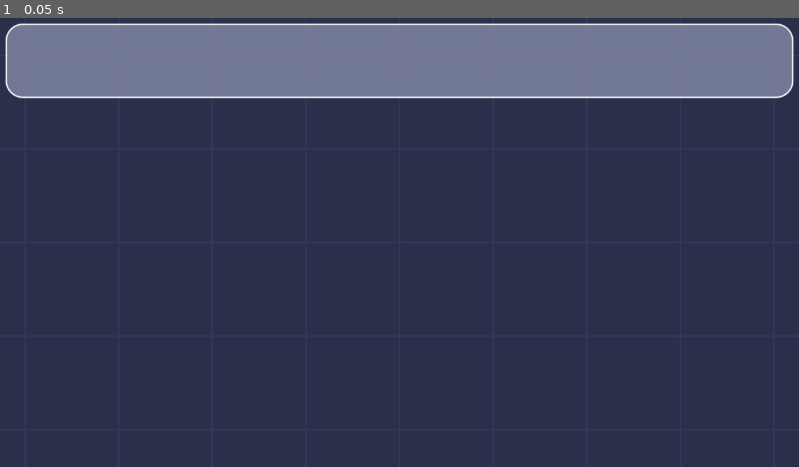
Above: before the commit, frame 1.
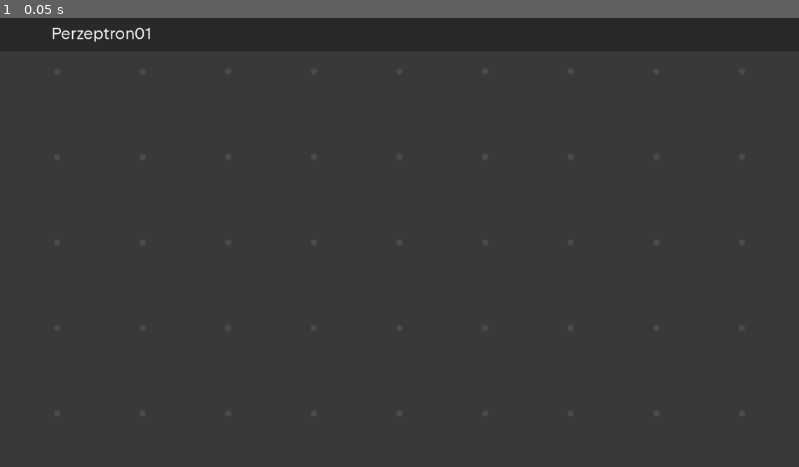
Above: after the commit, the same moment.

Repository: hex358/neuralese-builder
Game: Godot game, scene res://scenes/test.tscn
Same seed, same stepped clock (60 frames per second), same inputs: the game is played once before the commit and once after it.
Inputs:
- Up to frame 1 (0.05 s): no input

The runs differ from the first frame. In frame 1, 21% of the frame differs, in the area x 0-100%, y 0-100%.

Commit message:
.

Diff:
--- a/resources/add_button.tres
+++ b/resources/add_button.tres
@@ -11,4 +11,4 @@
 shader_parameter/blurred_background = true
 shader_parameter/outline_width = 2.0
 shader_parameter/mult = 2.0
-shader_parameter/blur_level = 2.767
+shader_parameter/blur_level = 4.48
--- a/resources/context_menu.tres
+++ b/resources/context_menu.tres
@@ -11,4 +11,4 @@
 shader_parameter/blurred_background = true
 shader_parameter/outline_width = 1.5
 shader_parameter/mult = 2.0
-shader_parameter/blur_level = 1.5
+shader_parameter/blur_level = 2.766
--- a/resources/panels_mat.tres
+++ b/resources/panels_mat.tres
@@ -7,8 +7,8 @@
 shader_parameter/shape = 0
 shader_parameter/mult_tuning = Color(1, 1, 1, 1)
 shader_parameter/color_mult = Color(1, 1, 1, 1)
-shader_parameter/corner_radius = 25.088
+shader_parameter/corner_radius = 0.0
 shader_parameter/blurred_background = true
-shader_parameter/outline_width = 2.027
+shader_parameter/outline_width = 0.0
 shader_parameter/mult = 1.5
-shader_parameter/blur_level = 3.532
+shader_parameter/blur_level = 4.788
--- /dev/null
+++ b/resources/theme_headers.tres
@@ -0,0 +1,7 @@
+[gd_resource type="Theme" load_steps=2 format=3 uid="uid://74kwx22ikciq"]
+
+[ext_resource type="FontFile" uid="uid://cgdpqvf45jw1j" path="res://assets/fonts/JetBrainsSans[wght]-VF.ttf" id="1_2x4gj"]
+
+[resource]
+Label/font_sizes/font_size = 30
+Label/fonts/font = ExtResource("1_2x4gj")
--- a/scenes/bg.tscn
+++ b/scenes/bg.tscn
@@ -5,16 +5,16 @@
 
 [sub_resource type="ShaderMaterial" id="ShaderMaterial_0m0f1"]
 shader = ExtResource("1_dpp0m")
-shader_parameter/width = 2.4
-shader_parameter/spacing = 150.0
-shader_parameter/grid_color = Color(0.2128, 0.218373, 0.38, 1)
-shader_parameter/bg_color = Color(0.1653, 0.19024, 0.29, 1)
+shader_parameter/width = 10.0
+shader_parameter/spacing = 137.143
+shader_parameter/grid_color = Color(0.59, 0.59, 0.59, 1)
+shader_parameter/bg_color = Color(0.45, 0.45, 0.45, 1)
 shader_parameter/aa_pixels = 1.0
 
 [node name="bg" type="CanvasLayer"]
 layer = -128
 follow_viewport_enabled = true
-follow_viewport_scale = 0.8
+follow_viewport_scale = 0.75
 
 [node name="ColorRect" type="ColorRect" parent="."]
 z_index = -4096
--- a/scenes/fg.tscn
+++ b/scenes/fg.tscn
@@ -1,17 +1,28 @@
-[gd_scene load_steps=3 format=3 uid="uid://tjiw5jmnnrgh"]
+[gd_scene load_steps=4 format=3 uid="uid://tjiw5jmnnrgh"]
 
 [ext_resource type="Material" uid="uid://csd0434htqs0o" path="res://resources/panels_mat.tres" id="1_s7ao5"]
-[ext_resource type="Script" uid="uid://cy42ej4d3hwf0" path="res://scenes/top_panel.gd" id="2_1j68c"]
+[ext_resource type="Script" uid="uid://cy42ej4d3hwf0" path="res://scripts/top_panel.gd" id="2_1j68c"]
+[ext_resource type="Theme" uid="uid://74kwx22ikciq" path="res://resources/theme_headers.tres" id="3_xwiyo"]
 
 [node name="fg" type="CanvasLayer"]
 layer = 128
 
 [node name="ColorRect" type="ColorRect" parent="."]
 material = ExtResource("1_s7ao5")
-instance_shader_parameters/outline_color = Color(1, 1, 1, 1)
-instance_shader_parameters/tuning = Color(0.98, 0.98, 0.98, 0.266667)
-offset_left = 8.0
-offset_top = 8.0
-offset_right = 1151.0
-offset_bottom = 115.52
+instance_shader_parameters/outline_color = Color(0, 0, 0, 0.521569)
+instance_shader_parameters/tuning = Color(0, 0, 0, 0.521569)
+offset_left = -30.0
+offset_top = -6.0
+offset_right = 1196.0
+offset_bottom = 48.0
 script = ExtResource("2_1j68c")
+
+[node name="Label" type="Label" parent="ColorRect"]
+layout_mode = 0
+offset_left = 104.0
+offset_top = 14.0
+offset_right = 334.0
+offset_bottom = 57.0
+scale = Vector2(0.77261, 0.77261)
+theme = ExtResource("3_xwiyo")
+text = "Perzeptron01"
--- a/scenes/io_graph.tscn
+++ b/scenes/io_graph.tscn
@@ -115,7 +115,7 @@
 script = ExtResource("6_pkn4s")
 accept_button = NodePath("../ColorRect2")
 
-[node name="ColorRect2" parent="input" index="1" instance=ExtResource("3_5xco4")]
+[node name="ColorRect2" parent="input" index="1" node_paths=PackedStringArray("graph") instance=ExtResource("3_5xco4")]
 material = ExtResource("5_jeojw")
 instance_shader_parameters/corner_radius_add = -2.0
 instance_shader_parameters/corner_width_add = 0.5
@@ -134,6 +134,7 @@
 base_size = Vector2(71, 42)
 alignment = Vector2(0.5, 0.5)
 config = SubResource("Resource_jeojw")
+graph = NodePath("../..")
 
 [node name="i" parent="." index="3" node_paths=PackedStringArray("parent_graph") instance=ExtResource("2_rxypt")]
 process_mode = 3
--- a/scenes/neuron.tscn
+++ b/scenes/neuron.tscn
@@ -23,6 +23,7 @@
 connection_type = 0
 area_paddings = Vector4(0, 10, 20, 10)
 multiple_splines = true
+dir_vector = Vector2(-1, 0)
 parent_graph = NodePath("..")
 
 [node name="ColorRect3" parent="." index="1" node_paths=PackedStringArray("parent_graph") instance=ExtResource("3_j2aws")]
--- a/scenes/test.tscn
+++ b/scenes/test.tscn
@@ -1,13 +1,21 @@
-[gd_scene load_steps=7 format=3 uid="uid://dbgi78pifb8xh"]
+[gd_scene load_steps=9 format=3 uid="uid://dbgi78pifb8xh"]
 
 [ext_resource type="PackedScene" uid="uid://by1briddb0hwg" path="res://scenes/bg.tscn" id="1_j5jx5"]
+[ext_resource type="Script" uid="uid://cm2g043jhfcdw" path="res://scripts/storer.gd" id="2_jcd4p"]
 [ext_resource type="PackedScene" uid="uid://8u7275kgyen4" path="res://scenes/menus.tscn" id="3_lpvoh"]
 [ext_resource type="Script" uid="uid://b4hd7meqnpke2" path="res://scripts/camera_2d.gd" id="6_g14j6"]
 [ext_resource type="PackedScene" uid="uid://tjiw5jmnnrgh" path="res://scenes/fg.tscn" id="6_lpvoh"]
+[ext_resource type="Script" uid="uid://cycf8wrmrdnkj" path="res://scripts/gview.gd" id="7_at5dv"]
 [ext_resource type="Theme" uid="uid://cxe1714v2p0a1" path="res://resources/theme.tres" id="13_0m0f1"]
 [ext_resource type="CodeHighlighter" uid="uid://ccbt2ieavpasa" path="res://resources/python.tres" id="14_b0q6j"]
 
 [node name="base" type="Node2D"]
+
+[node name="GraphStorage" type="Node2D" parent="."]
+script = ExtResource("7_at5dv")
+
+[node name="Node2D" type="Node2D" parent="GraphStorage"]
+script = ExtResource("2_jcd4p")
 
 [node name="menus" parent="." instance=ExtResource("3_lpvoh")]
 
--- a/scripts/base_graph.gd
+++ b/scripts/base_graph.gd
@@ -64,13 +64,13 @@
 
 func is_mouse_inside() -> bool:
 	# padded hit area
-	#if glob.is_consumed(self, "graph_mouse_inside"): return false
+	#if glob.is_consumed(self, "mouse"): return false
 	var top_left = rect.global_position - Vector2.ONE*area_padding
 	var padded_size = rect.size + Vector2(area_padding, area_padding)*2
 	var bounds = Rect2(top_left, padded_size)
 	var has: bool = bounds.has_point(get_global_mouse_position())
-	#if has:
-	#	glob.consume_input(self, "graph_mouse_inside")
+	if has:
+		glob.consume_input(self, "mouse")
 	return has
 
 var dragging: bool = false
@@ -88,13 +88,16 @@
 		propagate(pushed_inputs)
 		pushed_inputs.clear()
 
-func get_info() -> Dictionary:
+func get_info() -> graphs.FieldPack:
 	var output = {
-	"position": Vector2()
+	"position": Vector2(),
+	"arr": [position, rotation, scale, input_keys]
 	}
 	output.merge(_get_info())
-	return output
+	var fields = graphs.FieldPack.new(output, 0<len(info_nested_fields), info_nested_fields)
+	return fields
 
+var info_nested_fields: Array = []
 func _get_info() -> Dictionary:
 	return {}
 
@@ -137,6 +140,7 @@
 var inside: bool = false
 func _process(delta: float) -> void:
 	animate(delta)
+	graphs.store_delta(self)
 	if prev_size_ != rect.size:
 		prev_size_ = rect.size
 		#graphs.collider(rect)
--- a/scripts/block_component.gd
+++ b/scripts/block_component.gd
@@ -1,3 +1,4 @@
+
 @tool
 extends ColorRect
 class_name BlockComponent
@@ -118,6 +119,7 @@
 
 const EPSILON: float = 0.0002
 
+# State and anchor
 var state = {
 	"expanding": false,
 	"holding": false,
@@ -125,7 +127,7 @@
 	"tween_progress": 0.0,
 	"pressing": false,
 	"hovering": false,
-	"expanded": true
+	"expanded": false
 }
 var last_mouse_pos: Vector2 = Vector2()
 var anchor_position: Vector2 = Vector2()  # For upward expansion
@@ -250,13 +252,6 @@
 		glob.menus[menu_name] = self
 	if !Engine.is_editor_hint():
 		pivot_offset = Vector2()
-		if button_type == ButtonType.BLOCK_BUTTON and not placeholder:
-			ui.reg_button(self)
-
-func _exit_tree() -> void:
-	if !Engine.is_editor_hint():
-		if button_type == ButtonType.BLOCK_BUTTON and not placeholder:
-			ui.unreg_button(self)
 
 
 func _create_scaler_wrapper() -> void:
@@ -328,6 +323,10 @@
 	_sub_process(delta)
 
 func is_mouse_inside() -> bool:
+	if graph:
+		var cons = glob.get_consumed("mouse")
+		if cons and graph != cons: return false
+	if glob.get_display_mouse_position().y < glob.space_begin.y: return false
 	var height = base_size.y if button_type == ButtonType.BLOCK_BUTTON else expanded_size
 	var bounds = Rect2(0, 0, base_size.x + 2*area_padding, height + 2*area_padding)
 	bounds.size *= mult
@@ -335,6 +334,8 @@
 	return bounds.has_point(last_mouse_pos)
 
 func _align_label() -> void:
+	var text_size = glob.get_label_text_size(label) * label.scale
+	label.position = (base_size - text_size) / 2 * (text_alignment + Vector2.ONE) + text_offset
 	var base_scale = 0.643
 	var txt = label.text
 	var n = txt.length()
@@ -386,13 +387,11 @@
 		await glob.wait(press_time)
 		press_request = false
 
-var overlapped: bool = false
 func _process_block_button(delta: float) -> void:
 	if not visible or not parent.visible or (graph and !graph.visible) or not freedom:
 		return
 
-	var blocked = overlapped or (
-	is_contained and (parent.is_blocking or parent.state.tween_hide or parent.scrolling) or is_blocking)
+	var blocked = is_contained and (parent.is_blocking or parent.state.tween_hide or parent.scrolling) or is_blocking
 	var frozen = is_contained and parent.is_frozen or is_frozen
 
 	#if parent.name == "add_graph" and text == "Condition":
@@ -482,8 +481,10 @@
 
 func menu_show(at_position: Vector2) -> void:
 	if not _proceed_show(at_position): return
+	if glob.get_display_mouse_position().y < glob.space_begin.y: return
 	if _is_not_menu(): return
 	bar.self_modulate.a = 0.0
+	state.expanded = false
 	show()
 	scrolling = false
 	if not secondary:
@@ -498,7 +499,6 @@
 	state.tween_hide = false
 	state.holding = true
 	state.expanding = false
-	state.expanded = false
 	anchor_position = at_position
 	if expand_upwards:
 		position = at_position - Vector2(0, base_size.y)
@@ -507,10 +507,13 @@
 	size.y = base_size.y if expand_anim else expanded_size
 	modulate = default_modulate
 	update_children_reveal()
+	await get_tree().process_frame
+	update_children_reveal()
 
 func menu_hide() -> void:
 	if glob.opened_menu == self:
 		glob.opened_menu = null
+	state.expanded = false
 	if state.tween_hide or not visible: return
 	#if name == "detatch":
 		#print(get_stack())
@@ -518,7 +521,6 @@
 	state.tween_hide = true
 	state.tween_progress = 0.0
 	state.expanding = false
-	state.expanded = false
 	state.holding = false
 
 func menu_expand() -> void:
@@ -571,14 +573,13 @@
 
 	var i_occupied: bool = false
 	var inside: bool = is_mouse_inside()
+
 	if glob.mouse_scroll:
 		update_children_reveal()
 
 	if inside and visible and not state.tween_hide and (max_size and max_size < expanded_size):
 		bar.scale.x = 1.2
 		var _bar = ui.is_focus(bar) or get_global_mouse_position().x > global_position.x + (size.x-40) * scale.x * parent.scale.x
-		if _bar and glob.mouse_pressed:
-			update_children_reveal()
 		if glob.mouse_just_pressed:
 			is_in_bar = _bar
 		if _bar:
@@ -586,11 +587,9 @@
 		else:
 			unblock_input()
 		glob.occupy(self, &"scroll")
-		#if not _bar:
-		#target_scroll += glob.mouse_scroll * delta * 10.0
 		if is_in_bar:
 			scrolling = false; scroll_checking = false
-		if glob.mouse_pressed and !is_in_bar and not glob.mouse_scroll :
+		if glob.mouse_pressed and !is_in_bar:
 			if !scrolling and !scroll_checking:
 				scroll_anchor = get_global_mouse_position()
 				scroll_value_anchor = scroll.scroll_vertical
@@ -603,13 +602,12 @@
 					scrolling = true
 					scroll_checking = false
 			elif !is_in_bar:
+				update_children_reveal()
 				scroll.scroll_vertical = -get_global_mouse_position().y + scroll_anchor.y + scroll_value_anchor
-				update_children_reveal()
 		else:
 			scroll_checking = false
 			scrolling = false
 	else:
-		scrolling = false
 		scroll_checking = false
 		glob.un_occupy(self, &"scroll")
 
@@ -617,7 +615,7 @@
 	if left_activate and not mouse_open and do_reset:
 		state.holding = false
 	if show_request or right_click or left_click or is_instance_valid(timer) or do_reset:
-		var inside_self_click = glob.mouse_pressed and inside and state.expanded and not state.tween_hide
+		var inside_self_click = glob.mouse_pressed and inside and state.expanding and not state.tween_hide
 		if inside_self_click and visible and not state.tween_hide:
 			i_occupied = true
 			glob.occupy(self, &"menu")
@@ -648,19 +646,15 @@
 		size.y = lerpf(size.y, target, 30.0 * delta) if expand_anim else target
 		if expand_upwards:
 			position.y = anchor_position.y - size.y * mult.y
-		bar.self_modulate.a = lerpf(bar.self_modulate.a, 1.0, delta * 20.0)
 		if not is_equal_approx(size.y, target):
 			update_children_reveal()
-		else:
-			size.y = target
-			bar.self_modulate.a = 1.0
-			state.expanding = false
+		elif not state.expanded:
 			state.expanded = true
-			glob.wait(2, true).connect(update_children_reveal)
+			glob.wait(3, true).connect(update_children_reveal)
+		bar.self_modulate.a = lerpf(bar.self_modulate.a, 1.0, delta * 10.0)
 	elif state.tween_hide:
 		state.tween_progress = lerpf(state.tween_progress, 1.0, delta * 5.0)
 		# hide once tween almost done
-		bar.self_modulate.a = lerpf(bar.self_modulate.a, 0.0, delta * 20.0)
 		if state.tween_progress > 0.8:
 			hide()
 			scaler.scale = base_scale
--- a/scripts/camera_2d.gd
+++ b/scripts/camera_2d.gd
@@ -7,6 +7,10 @@
 @export var zoom_interpolation_speed: float = 10.0
 
 var dragging: bool = false
+
+func _enter_tree() -> void:
+	glob.cam = self
+	glob.viewport = get_viewport()
 
 func _handle_mouse_wrap(pos: Vector2) -> void:
 	#pos -= glob.space_begin
@@ -43,7 +47,7 @@
 
 			match event.button_index:
 				MOUSE_BUTTON_WHEEL_DOWN:
-					target_zoom = max(0.8, zoom.x - factor)
+					target_zoom = max(0.6, zoom.x - factor)
 				MOUSE_BUTTON_WHEEL_UP:
 					target_zoom = min(2, zoom.x + factor)
 			if target_zoom != prev_zoom:
@@ -84,14 +88,14 @@
 		zoom_move_vec = (mouse - get_global_mouse_position())
 	var display_mouse = glob.get_display_mouse_position()
 
-	rise_mult = min(mouse_range(display_mouse.x, 160, 80, glob.RIGHT)+
-							mouse_range(display_mouse.x, 160, 80, glob.LEFT)+
-							mouse_range(display_mouse.y, 80, 40, glob.UP)+
-							mouse_range(display_mouse.y, 80, 40, glob.DOWN), 1.0) if !glob.is_occupied(self,&"scroll") else 0.0
-	if glob.mouse_pressed and rise_mult:
+	rise_mult = min(mouse_range(display_mouse.x, 110, 50, glob.RIGHT)+
+							mouse_range(display_mouse.x, 110, 50, glob.LEFT)+
+							mouse_range(display_mouse.y, 30, -30, glob.UP)+
+							mouse_range(display_mouse.y, 80, 10, glob.DOWN), 1.0) if !glob.is_occupied(self,&"scroll") else 0.0
+	if (graphs.dragged or graphs.conns_active) and glob.mouse_pressed and rise_mult:
 		var dir = glob.window_middle.direction_to(display_mouse)
 		drag_move_vec = drag_move_vec.lerp(
-		1200 * delta * dir * rise_mult / min(1.5, zoom.x * 1.5),
+		1300 * delta * dir * rise_mult / min(1.5, zoom.x * 1.5),
 		delta * 10.0)
 	else:
 		drag_move_vec = drag_move_vec.lerp(Vector2(), delta * 10.0)
--- a/scripts/cmenu.gd
+++ b/scripts/cmenu.gd
@@ -12,7 +12,7 @@
 
 	var graph = graphs.get_graph(type, Graph.Flags.NEW)
 	var world_pos = graphs.get_global_mouse_position()
-	graph.position = world_pos
+	graph.global_position = world_pos
 	#await glob.wait(0.1)
 	menu_hide()
 	#unfreeze_input()
--- a/scripts/connection.gd
+++ b/scripts/connection.gd
@@ -68,6 +68,7 @@
 		node.inputs.erase(spline)
 	spline.tied_to = null
 	spline.show()
+	graphs.conns_active[self] = true
 	active_outputs[id] = spline
 
 func end_spline(id: int, hide: bool = true):
@@ -79,6 +80,7 @@
 			node.forget_spline(spline, self)
 		outputs.erase(id)
 	active_outputs.erase(id)
+	graphs.conns_active.erase(self)
 
 func forget_spline(spline: Spline, from_conn: Connection):
 	inputs.erase(spline)
--- a/scripts/glob.gd
+++ b/scripts/glob.gd
@@ -147,12 +147,18 @@
 
 var consumed_input: Dictionary[StringName, Control] = {}
 
+var cam: Camera2D
+var viewport: Viewport
+
 func consume_input(inst: Control, input: StringName):
 	if not consumed_input.has(input) or consumed_input[input].z_index <= inst.z_index:
 		consumed_input[input] = inst
 
 func is_consumed(inst: Control, input: StringName):
-	return consumed_input.has(input) and consumed_input[input].z_index > inst.z_index
+	return consumed_input.has(input) and consumed_input[input] != inst
+
+func get_consumed(input: StringName):
+	return consumed_input.get(input, null)
 
 func press_poll():
 	mouse_just_pressed = Input.is_action_just_pressed("ui_mouse")
@@ -189,6 +195,12 @@
 var DOWN: int = 1
 var LEFT: int = 2
 var RIGHT: int = 3
+
+func world_to_screen(p_world: Vector2) -> Vector2:
+	return get_viewport().get_canvas_transform() * p_world
+
+func screen_to_world(p_screen: Vector2) -> Vector2:
+	return get_viewport().get_canvas_transform().affine_inverse() * p_screen
 
 func _process(delta: float) -> void:
 	ticks += 1
--- a/scripts/graph_manager.gd
+++ b/scripts/graph_manager.gd
@@ -1,4 +1,7 @@
 extends Node2D
+
+
+var storage: GraphStorage
 
 var propagation_q = {}
 func next_frame_propagate(tied_to: Connection, key: int, value: Variant):
@@ -36,11 +39,11 @@
 
 func drag(graph: Graph) -> void:
 	var from = graph.get_index()
-	var last = get_child_count() - 1
+	var last = storage.get_child_count() - 1
+	dragged[graph] = [graph.z_index, from]
 	if from == last:
 		return
-	dragged[graph] = [graph.z_index, from]
-	var kids = get_children()
+	var kids = storage.get_children()
 	var carry = graph.z_index
 	for i in range(from + 1, kids.size()):
 		var k = kids[i]
@@ -49,7 +52,7 @@
 			k.z_index = carry
 			carry = z
 	graph.z_index = carry
-	move_child(graph, -1)
+	storage.move_child(graph, -1)
 
 
 func stop_drag(graph: Graph) -> void:
@@ -81,14 +84,43 @@
 
 func can_move(graph: Graph, vec: Vector2) -> Vector2:
 	return Vector2()
-
+# deltas. Changes/adds/deletes of different types of things
 # deltas. Changes/adds/deletes of different types of things
 const DELETE: int = 0; const CHANGE: int = 1; const ADD: int = 2
-var deltas = {}
+var delta_objects = {}
+var iterables: Dictionary[int, bool] = {
+TYPE_ARRAY = 1,
+TYPE_PACKED_BYTE_ARRAY = 1,
+TYPE_PACKED_COLOR_ARRAY = 1,
+TYPE_PACKED_VECTOR2_ARRAY = 1,
+TYPE_PACKED_VECTOR3_ARRAY = 1,
+TYPE_PACKED_VECTOR4_ARRAY = 1,
+TYPE_DICTIONARY = 1,
+TYPE_PACKED_STRING_ARRAY = 1,
+TYPE_PACKED_FLOAT32_ARRAY = 1,
+TYPE_PACKED_FLOAT64_ARRAY = 1,
+TYPE_PACKED_INT32_ARRAY = 1,
+TYPE_PACKED_INT64_ARRAY = 1
+}
+
+var conns_active = {}
+class FieldPack:
+	var fields = null; var dtype: int; var nested_fields: Array; var is_nested: bool
+	func _init(iterable, _is_nested:bool=false, _nested_fields=[]) -> void:
+		dtype = typeof(iterable); var id = iterable
+		assert(dtype in graphs.iterables, "Must be array, packed array or dict")
+		is_nested = _is_nested; nested_fields = _nested_fields
 
 func store_delta(graph: Graph):
-	var new_info = graph.get_info()
-
+	var new_info: FieldPack = graph.get_info()
+	var q = []
+	for field in new_info.nested_fields:
+		q.append([new_info.nested_fields[field], "origin"])
+	var delta_paths = {}
+	while q:
+		var popped = q.pop_back()
+		for i in popped[0]:
+			pass
 
 var graph_types = {
 	"io": preload("res://scenes/io_graph.tscn"),
@@ -101,9 +133,10 @@
 func get_graph(type = graph_types.base, flags = Graph.Flags.NONE) -> Graph:
 	var new = type.instantiate()
 	new.graph_flags = flags
-	z_count += get_child(-1).z_space if get_child(-1) else 0
+	var last = storage.get_child(-1)
+	z_count += last.z_space if last else 0
 	new.z_index = z_count
-	add_child(new)
+	storage.add_child(new)
 	return new
 
 var graph_layers: Dictionary[int, CanvasLayer] = {}
@@ -113,3 +146,6 @@
 func _process(delta: float) -> void:
 	propagate_cycle()
 	gather_cycle()
+
+	for graph:Graph in storage.get_children():
+		graph.is_mouse_inside()
--- /dev/null
+++ b/scripts/gview.gd
@@ -0,0 +1,6 @@
+extends Node2D
+
+@export var target_offset: Vector2 = Vector2(0, 0)
+
+func _process(delta: float) -> void:
+	position = position.lerp(target_offset, delta * 20.0)
--- /dev/null
+++ b/scripts/storer.gd
@@ -0,0 +1,5 @@
+extends Node2D
+class_name GraphStorage
+
+func _enter_tree() -> void:
+	graphs.storage = self
--- a/shaders/cells.gdshader
+++ b/shaders/cells.gdshader
@@ -1,8 +1,8 @@
 shader_type canvas_item;
 render_mode world_vertex_coords;
 
-uniform float width   = 2.0;   // line thickness in *world* units
-uniform float spacing = 10.0;  // grid spacing in *world* units
+uniform float width   = 2.0;   // dot diameter in world units
+uniform float spacing = 10.0;  // grid spacing in world units
 uniform vec4 grid_color : source_color;
 uniform vec4 bg_color   : source_color;
 
@@ -12,16 +12,19 @@
 void vertex() { vert = VERTEX; }
 
 void fragment() {
-	vec2 m = mod(vert, spacing);
-	vec2 d = min(m, spacing - m);
-	float dist = min(d.x, d.y);
+	// Offset into a centered spacing cell so (0,0) is the nearest grid point
+	vec2 p = mod(vert + 0.5 * spacing, spacing) - 0.5 * spacing;
 
-	float half_w = 0.5 * width;
+	float dist = length(p);              // distance to nearest grid intersection
+	float half_w = 0.5 * width;          // dot radius
 
+	// Convert AA thickness from pixels to world units via screen-space derivatives
 	vec2 fw = fwidth(vert);
 	float px_world = aa_pixels * max(fw.x, fw.y);
 
+	// Soft circle edge
 	float a = 1.0 - smoothstep(half_w - px_world, half_w + px_world, dist);
 
 	COLOR = mix(bg_color, grid_color, a);
+	COLOR.rgb *= 0.5;
 }
Binary file added: assets/fonts/JetBrainsSans[wght]-VF.ttf
Not shown, added: assets/fonts/JetBrainsSans[wght]-VF.ttf.import
Not shown, added: scripts/gview.gd.uid
Not shown, added: scripts/storer.gd.uid
Renamed: scenes/top_panel.gd -> scripts/top_panel.gd
Renamed: scenes/top_panel.gd.uid -> scripts/top_panel.gd.uid
